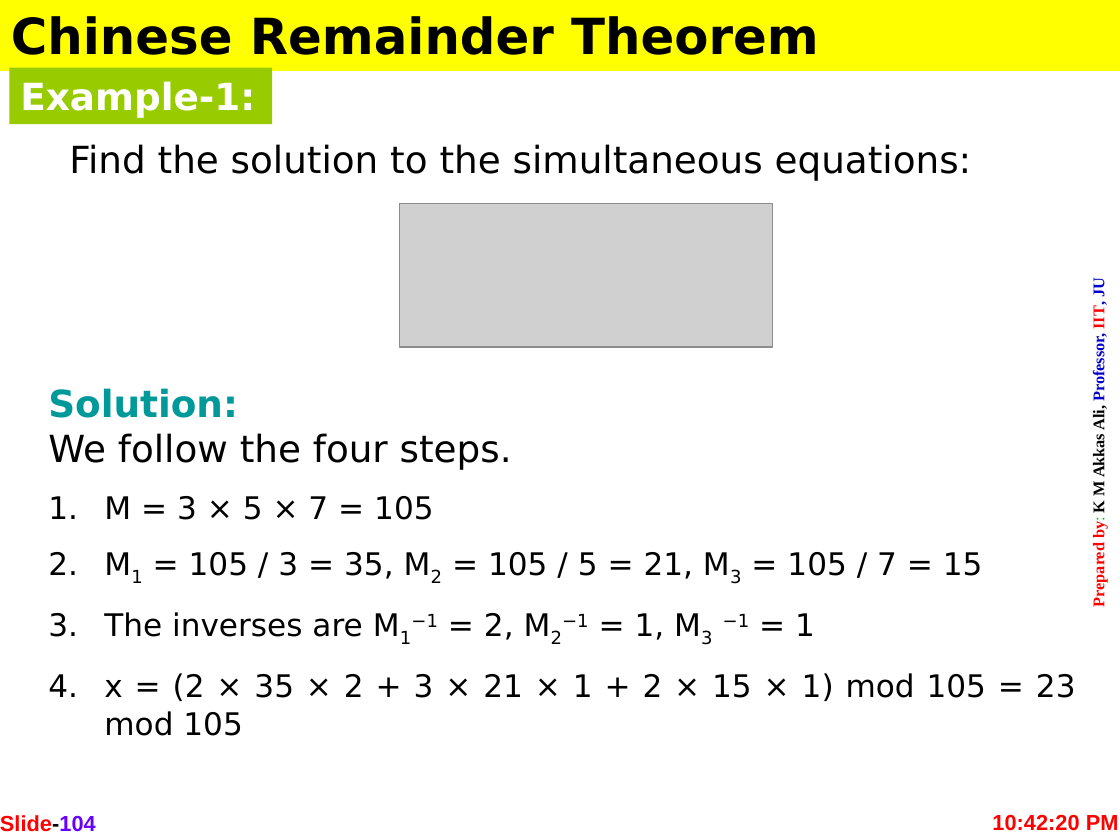
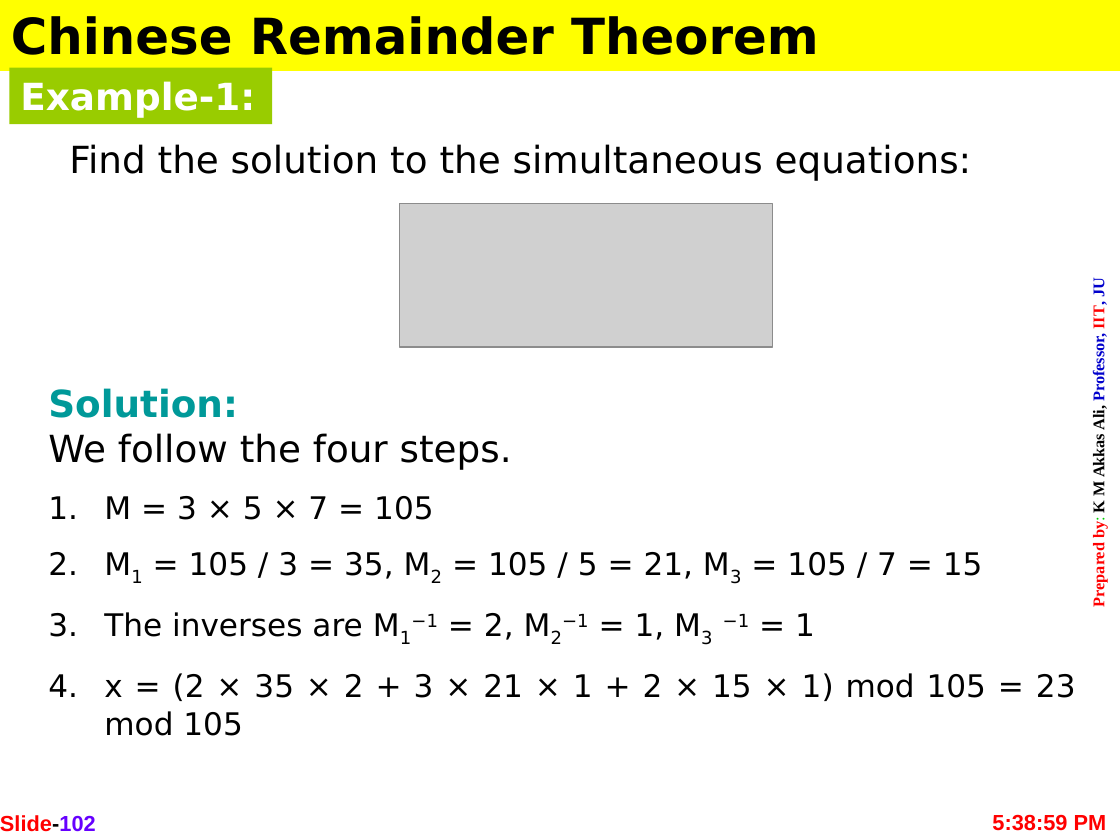
Before and after one commit to shakiliitju/B.Sc-in-ICT, a slide deck: slide 102 of 4.2 Fourth Year Second Semester/ICT - 4257 Cryptography and Network Security/Lectures/File 01. ICT-4257 Cryptography and Network Security- Mathematics for Cryptography_KMA.pptx (slide 104 before the commit). Drawn at 1120x840 pixels with LibreOffice and Linux fonts; fonts in the diff are those of the drawing; grey boxes stand for pictures. Boxes give left, top, right and bottom in pixels: in the first picture for what was removed or moved away, otherwise in the second. Text is boxed around its words. In the diff, an @@ line names an element or a change of style, - is before the commit and + after.

```diff
--- a/4.2 Fourth Year Second Semester/ICT - 4257 Cryptography and Network Security/Lectures/File 01. ICT-4257 Cryptography and Network Security- Mathematics for Cryptography_KMA.pptx
+++ b/4.2 Fourth Year Second Semester/ICT - 4257 Cryptography and Network Security/Lectures/File 01. ICT-4257 Cryptography and Network Security- Mathematics for Cryptography_KMA.pptx
@@ page number at (x1=0, y1=815, x2=96, y2=832): text changed @@
-Slide-104
+Slide-102
@@ text at (x1=992, y1=814, x2=1107, y2=831): text changed @@
-10:42:20 PM
+5:38:59 PM
```
Also in this commit, not shown: 104 other slides changed, 3 slides removed.
